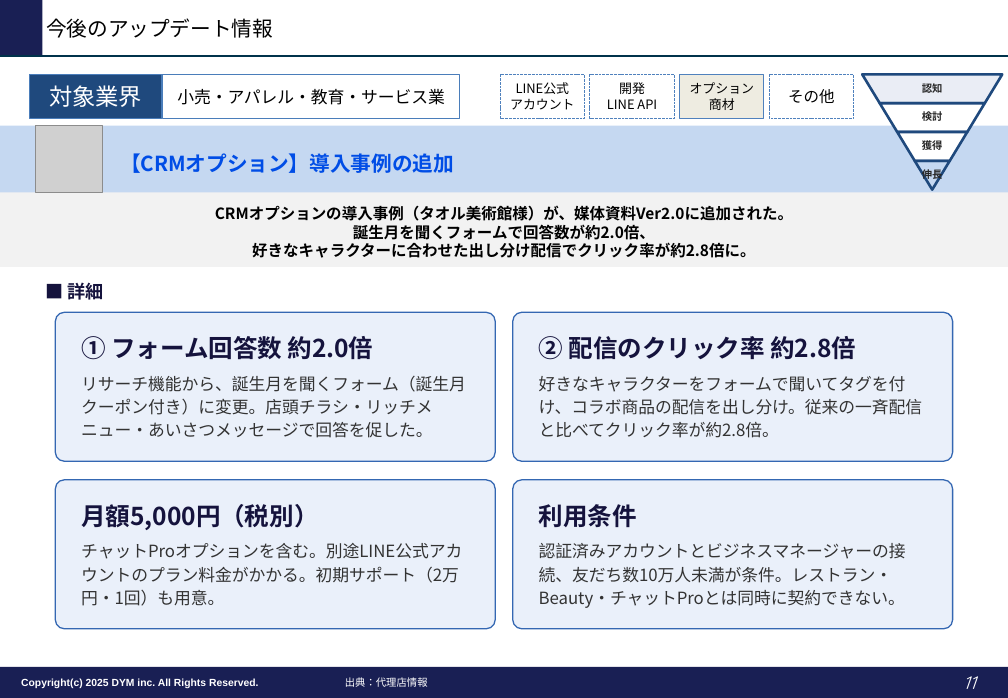
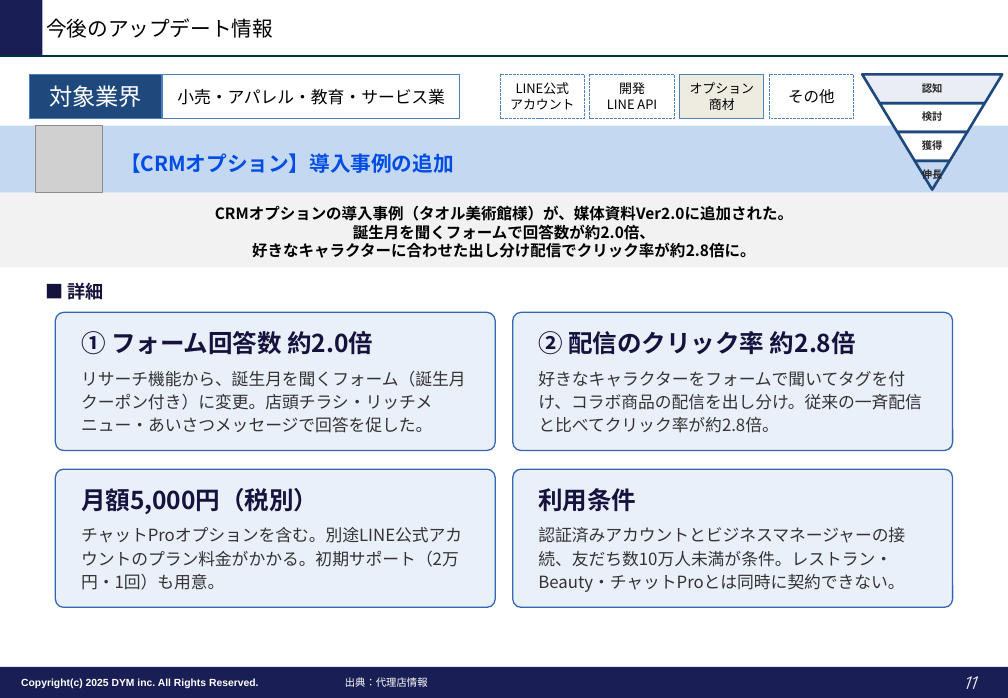
Before and after one commit to tonomura-r-dev/folder, a slide deck: slide 11 of LINEOA媒体最新情報_2026年10月トレンドレポート.pptx. Drawn at 1008x698 pixels with LibreOffice and Linux fonts; fonts in the diff are those of the drawing; grey boxes stand for pictures; background and template pictures are left out. Boxes give left, top, right and bottom in pixels: in the first picture for what was removed or moved away, otherwise in the second. Text is boxed around its words. In the diff, an @@ line names an element or a change of style, - is before the commit and + after.

```diff
--- a/LINEOA媒体最新情報_2026年10月トレンドレポート.pptx
+++ b/LINEOA媒体最新情報_2026年10月トレンドレポート.pptx
@@ rounded rectangle "① フォーム回答数 約2.0倍": place and size @@
-rounded rectangle "① フォーム回答数 約2.0倍" at (56, 313, 496, 462)
+rounded rectangle "① フォーム回答数 約2.0倍" at (56, 313, 496, 451)
@@ rounded rectangle "② 配信のクリック率 約2.8倍": place and size @@
-rounded rectangle "② 配信のクリック率 約2.8倍" at (513, 313, 953, 462)
+rounded rectangle "② 配信のクリック率 約2.8倍" at (513, 313, 953, 451)
@@ rounded rectangle "月額5,000円（税別）": place and size @@
-rounded rectangle "月額5,000円（税別）" at (56, 480, 496, 629)
+rounded rectangle "月額5,000円（税別）" at (56, 469, 496, 608)
@@ rounded rectangle "利用条件": place and size @@
-rounded rectangle "利用条件" at (513, 480, 953, 629)
+rounded rectangle "利用条件" at (513, 469, 953, 608)
```
Also in this commit, not shown: 3 other slides changed, 1 other file.
